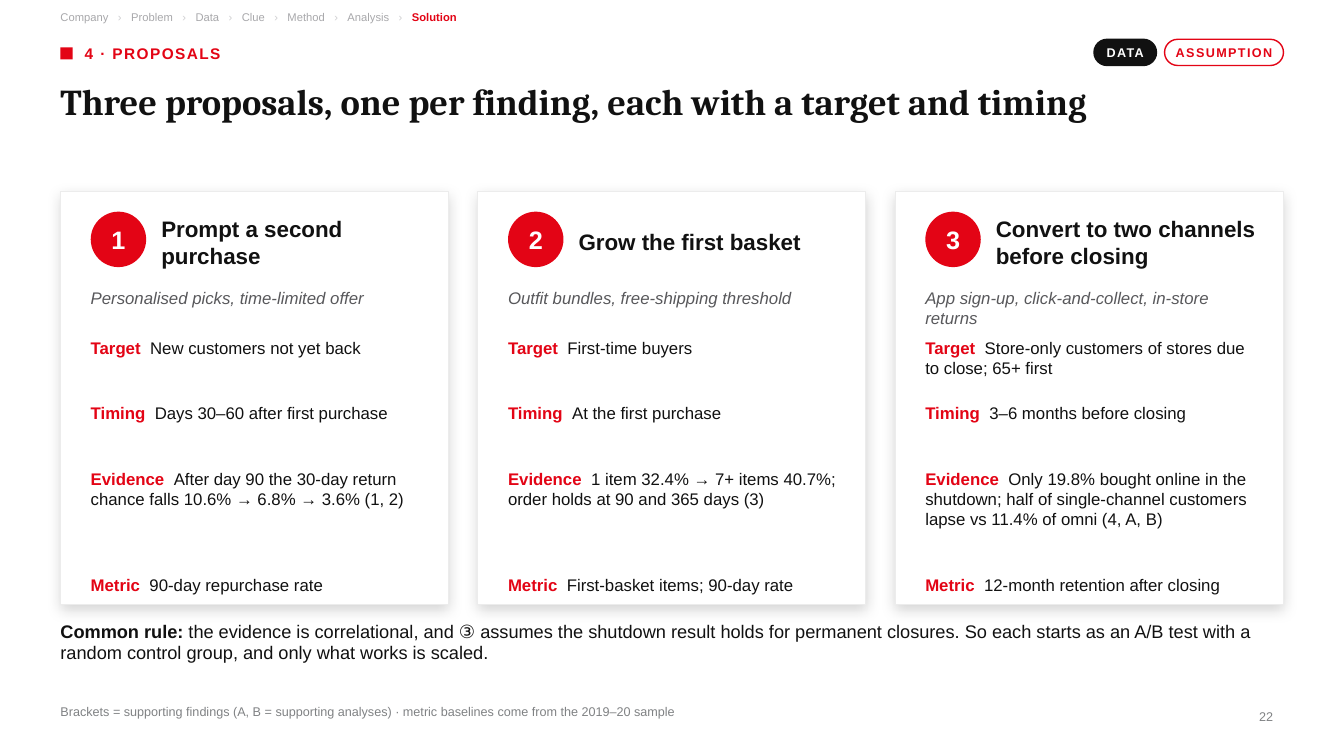
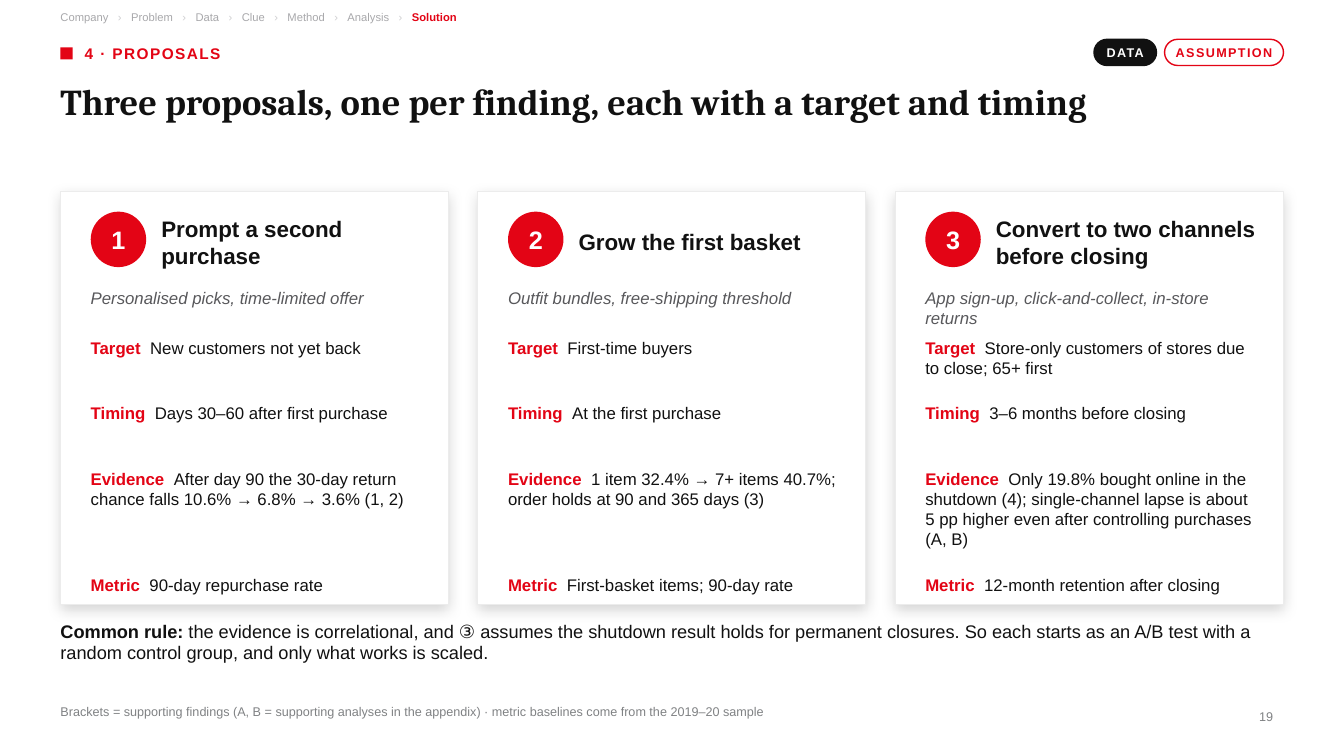
Before and after one commit to underthesun7213/social-data, a slide deck: slide 19 of presentation/hm_retention_deck_en.pptx (slide 22 before the commit). Drawn at 1344x756 pixels with LibreOffice and Linux fonts; fonts in the diff are those of the drawing. Boxes give left, top, right and bottom in pixels: in the first picture for what was removed or moved away, otherwise in the second. Text is boxed around its words. In the diff, an @@ line names an element or a change of style, - is before the commit and + after.

```diff
--- a/presentation/hm_retention_deck_en.pptx
+++ b/presentation/hm_retention_deck_en.pptx
@@ text at <box>925,473,1251,549</box>: text changed @@
-Evidence Only 19.8% bought online in the shutdown; half of single-channel customers lapse vs 11.4% of omni (4, A, B)
+Evidence Only 19.8% bought online in the shutdown (4); single-channel lapse is about 5 pp higher even after controlling purchases (A, B)
@@ text at <box>60,707,764,719</box>: text changed @@
-Brackets = supporting findings (A, B = supporting analyses) · metric baselines come from the 2019–20 sample
+Brackets = supporting findings (A, B = supporting analyses in the appendix) · metric baselines come from the 2019–20 sample
@@ page number at <box>1259,712,1273,721</box>: text changed @@
-22
+19
```
Also in this commit, not shown: 18 other slides changed, 1 slide added, 4 other files.
